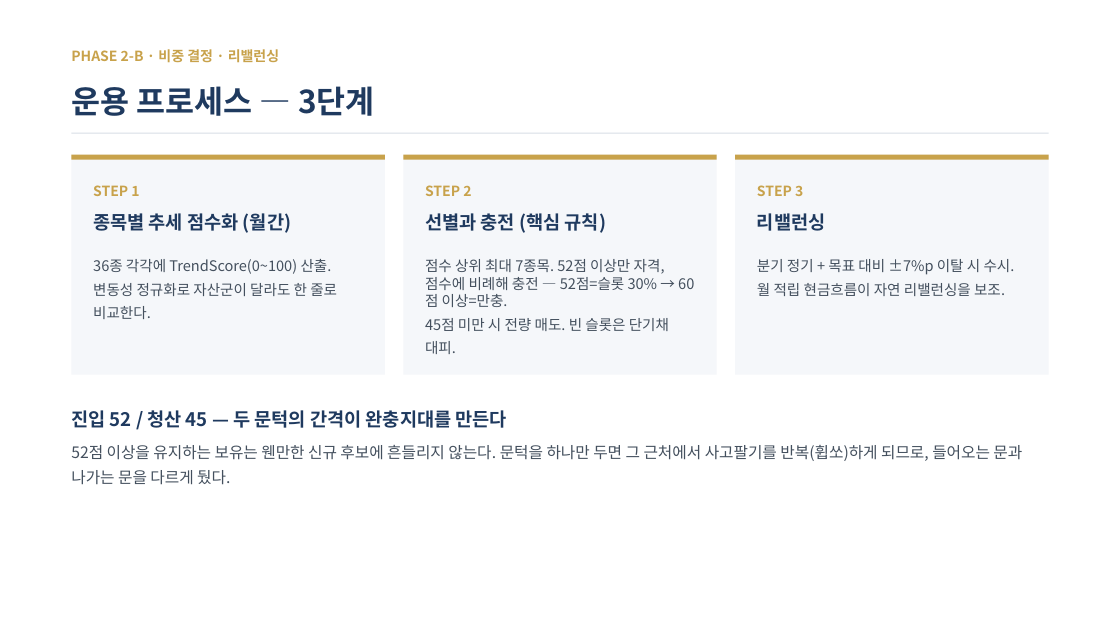
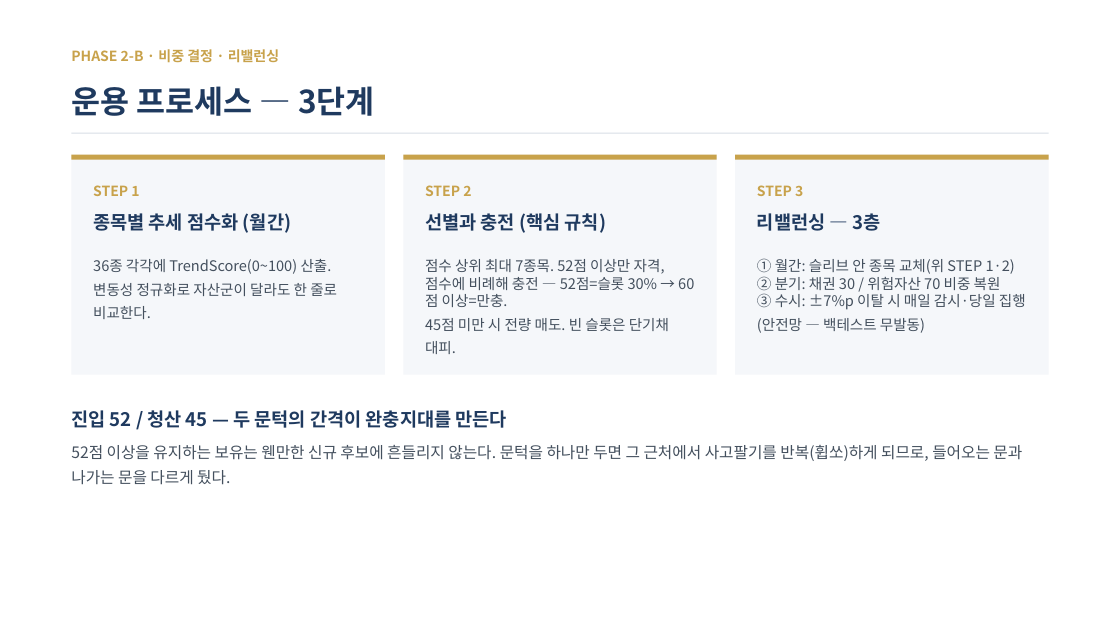
Before and after one commit to sejongrestaurant/aq2_qrisproject, a slide deck: slide 8 of doc/헬름_IRP세븐서티액티브_발표자료.pptx. Drawn at 1120x630 pixels with LibreOffice and Linux fonts; fonts in the diff are those of the drawing. Boxes give left, top, right and bottom in pixels: in the first picture for what was removed or moved away, otherwise in the second. Text is boxed around its words. In the diff, an @@ line names an element or a change of style, - is before the commit and + after.

```diff
--- a/doc/헬름_IRP세븐서티액티브_발표자료.pptx
+++ b/doc/헬름_IRP세븐서티액티브_발표자료.pptx
@@ text at [757,213,881,231]: text changed @@
-리밸런싱
+리밸런싱 — 3층
@@ text at [757,258,1026,333]: text changed @@
-분기 정기 + 목표 대비 ±7%p 이탈 시 수시.
-월 적립 현금흐름이 자연 리밸런싱을 보조.
+① 월간: 슬리브 안 종목 교체(위 STEP 1·2)
+② 분기: 채권 30 / 위험자산 70 비중 복원
+③ 수시: ±7%p 이탈 시 매일 감시·당일 집행
+(안전망 — 백테스트 무발동)
```
Also in this commit, not shown: 1 other slide changed, 7 other files.
